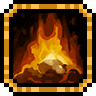
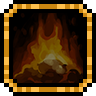
Layer changes from the first (96, 96) image to the second:
added layer "Calque 2" (50%) above "SWORD" over [13, 13, 83, 83]
hid group "SWORD" (2 layers) over [13, 13, 83, 83]
showed "red (18)" over [13, 13, 83, 83]
showed "red (14)" over [13, 13, 83, 83]
